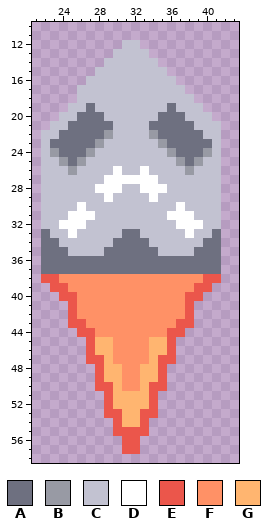
Two states of a pixel-art sprite, sprites/rocket.png. Above: the version before the commit.
The file is 64x64 pixels. Shown: x 21..43, y 10..58.
Palette (. is transparent): A #6e7080  B #989aa4  C #c2c2d1  D #ffffff  E #eb564b  F #ff9166  G #ffb570
After the commit:
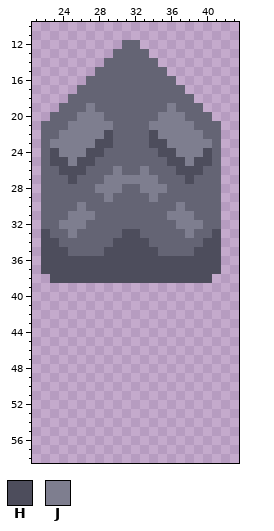
Colours new in this view: H #4d4d5c  J #7e7e8f
Change:
Colour C changes from #c2c2d1 to #646474.
Colour C is added in row 18 at x 25; in row 19 at x 24; in row 20 at x 23; in row 21 at x 22.
Colour H replaces colour A in row 33 at x 22, 31 to 32 and 41; in row 34 at x 22 to 23, 30 to 33 and 40 to 41; in row 35 at x 22 to 24, 29 to 34 and 39 to 41; in rows 36 to 37 at x 22 to 41.
Colour H replaces colour B in row 22 at x 29 and 34; in row 23 at x 28 and 35; in row 24 at x 23, 27, 36 and 40; in row 25 at x 24, 26, 37 and 39; in row 26 at x 25 and 38.
Colour H replaces colour C in row 23 at x 29 and 34; in row 24 at x 28 and 35; in row 25 at x 23, 27, 36 and 40; in row 26 at x 24, 26, 37 and 39; in row 27 at x 25 and 38.
Colour H replaces colour E in row 38 at x 23 and 40.
Colour H replaces colour F in row 38 at x 24 to 39.
Colour J replaces colour A in row 19 at x 27 and 36; in row 20 at x 26 to 28 and 35 to 37; in row 21 at x 25 to 29 and 34 to 38; in row 22 at x 24 to 28 and 35 to 39; in row 23 at x 23 to 27 and 36 to 40; in row 24 at x 24 to 26 and 37 to 39.
Colour J replaces colour A in row 25 at x 25 and 38.
Colour J replaces colour D in row 26 at x 30 and 33; in row 27 at x 29 to 34; in row 28 at x 28 to 30 and 33 to 35; in row 29 at x 29 and 34; in row 30 at x 26 and 37; in row 31 at x 25 to 27 and 36 to 38.
Colour J replaces colour D in row 32 at x 24 to 26 and 37 to 39; in row 33 at x 25 and 38.
The edit erases colour E in row 38 at x 22 and 41; in row 39 at x 23 to 24 and 39 to 40; in row 40 at x 24 to 25 and 38 to 39; in rows 41 to 42 at x 25 and 38; in row 43 at x 25 to 26 and 37 to 38; in row 44 at x 26 to 27 and 36 to 37.
The edit erases colour E in rows 45 to 46 at x 27 and 36; in row 47 at x 27 to 28 and 35 to 36; in rows 48 to 49 at x 28 and 35; in row 50 at x 28 to 29 and 34 to 35; in rows 51 to 52 at x 29 and 34; in row 53 at x 29 to 30 and 33 to 34.
The edit erases colour E in row 54 at x 30 and 33; in row 55 at x 30 to 33; in rows 56 to 57 at x 31 to 32.
The edit erases colour F in row 39 at x 25 to 38; in rows 40 to 42 at x 26 to 37; in row 43 at x 27 to 36; in row 44 at x 28 to 35; in rows 45 to 47 at x 30 to 33; in rows 48 to 50 at x 31 to 32.
The edit erases colour G in rows 45 to 46 at x 28 to 29 and 34 to 35; in row 47 at x 29 and 34; in rows 48 to 49 at x 29 to 30 and 33 to 34; in row 50 at x 30 and 33; in rows 51 to 52 at x 30 to 33; in rows 53 to 54 at x 31 to 32.
Pixel boxes of the changes (left, top, right, bottom) in both pictures:
changed: (41, 40, 221, 454)
